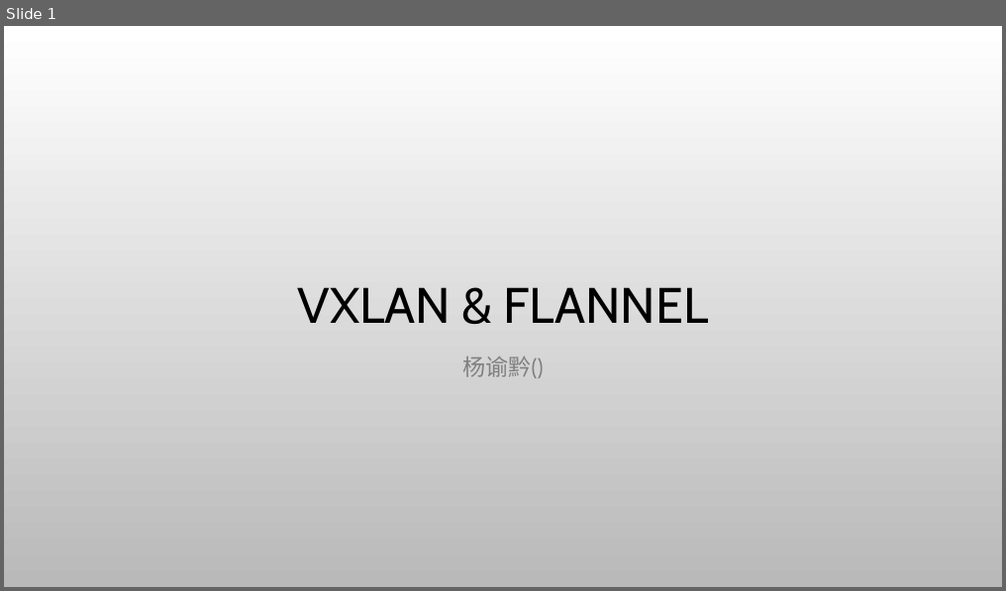
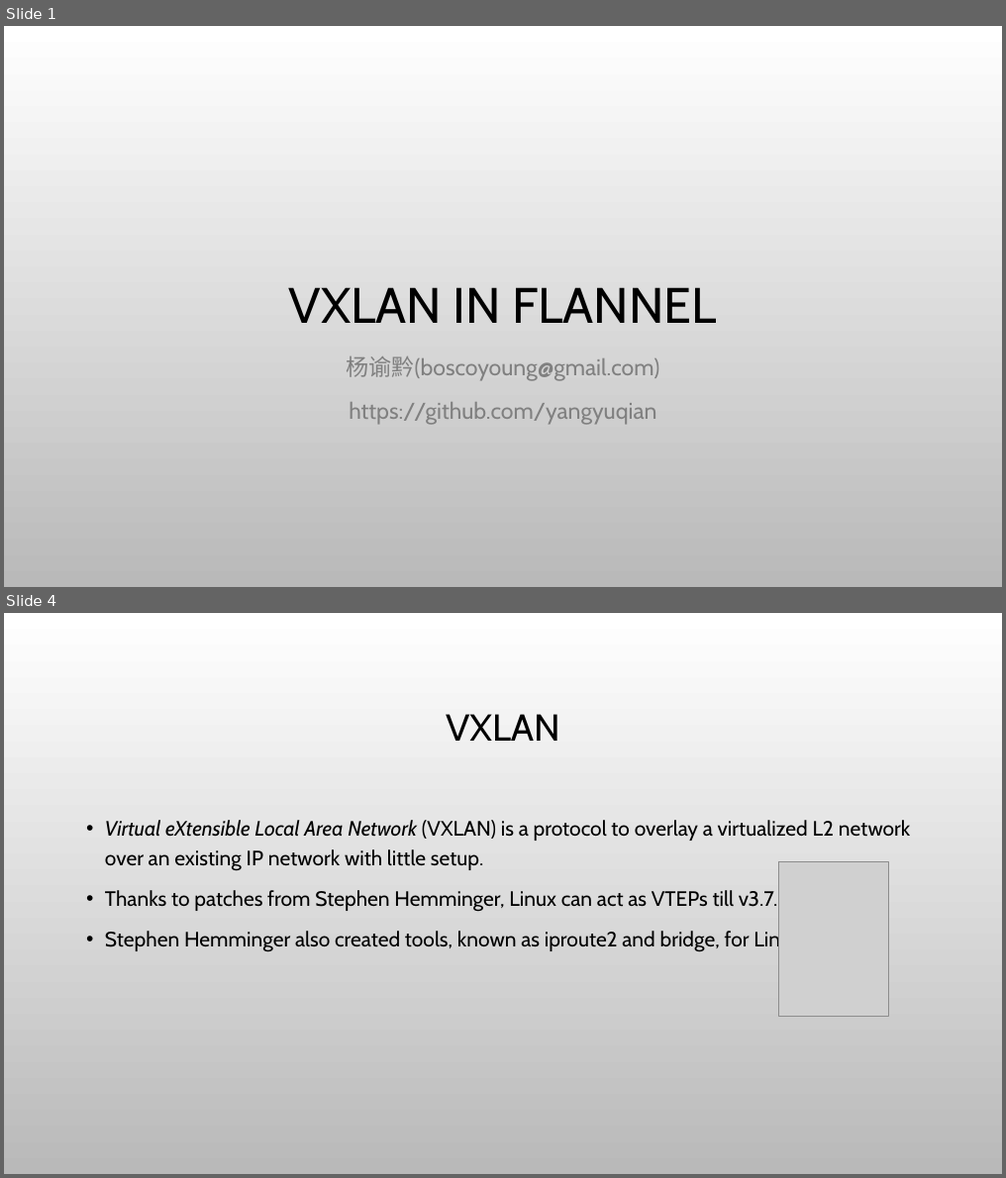
Before and after one commit to yangyuqian/k8s-the-hard-way, a slide deck: ppt/vxlan-flannel-cn.pptx. Shown one above the other, each under a label of ours: slide 1 before the commit, slides 1 and 4 after it; the slides between them are not shown. The pictures are 1006x591 and 1006x1178 pixels, drawn with LibreOffice and Linux fonts; fonts in the diff are those of the drawing; grey boxes stand for pictures; background and template pictures are left out. Boxes give left, top, right and bottom in pixels: in the first picture for what was removed or moved away, otherwise in the second. Text is boxed around its words. In the diff, an @@ line names an element or a change of style, - is before the commit and + after.

```diff
--- a/ppt/vxlan-flannel-cn.pptx
+++ b/ppt/vxlan-flannel-cn.pptx
@@ slide 4 added at bbox=[4, 613, 1002, 1174], background picture (left out) @@
@@ title added at bbox=[446, 714, 560, 741], 36 pt, text #000000 @@
+VXLAN
@@ text added at bbox=[105, 820, 910, 953], 20 pt, text #000000 @@
+• Virtual eXtensible Local Area Network (VXLAN) is a protocol to overlay a virtualized L2 network over an existing IP network with little setup.
+• Thanks to patches from Stephen Hemminger, Linux can act as VTEPs till v3.7.0
+• Stephen Hemminger also created tools, known as iproute2 and bridge, for Linux
@@ picture added at bbox=[779, 862, 889, 1016] @@
@@ slide 1 changed as well @@
@@ title at bbox=[289, 287, 717, 323]: text changed @@
-VXLAN & FLANNEL
+VXLAN IN FLANNEL
@@ subtitle at bbox=[346, 357, 659, 425]: text changed @@
-杨谕黔()
+杨谕黔(boscoyoung@gmail.com)
+https://github.com/yangyuqian
```
Also in this commit, not shown: 11 other slides added.
